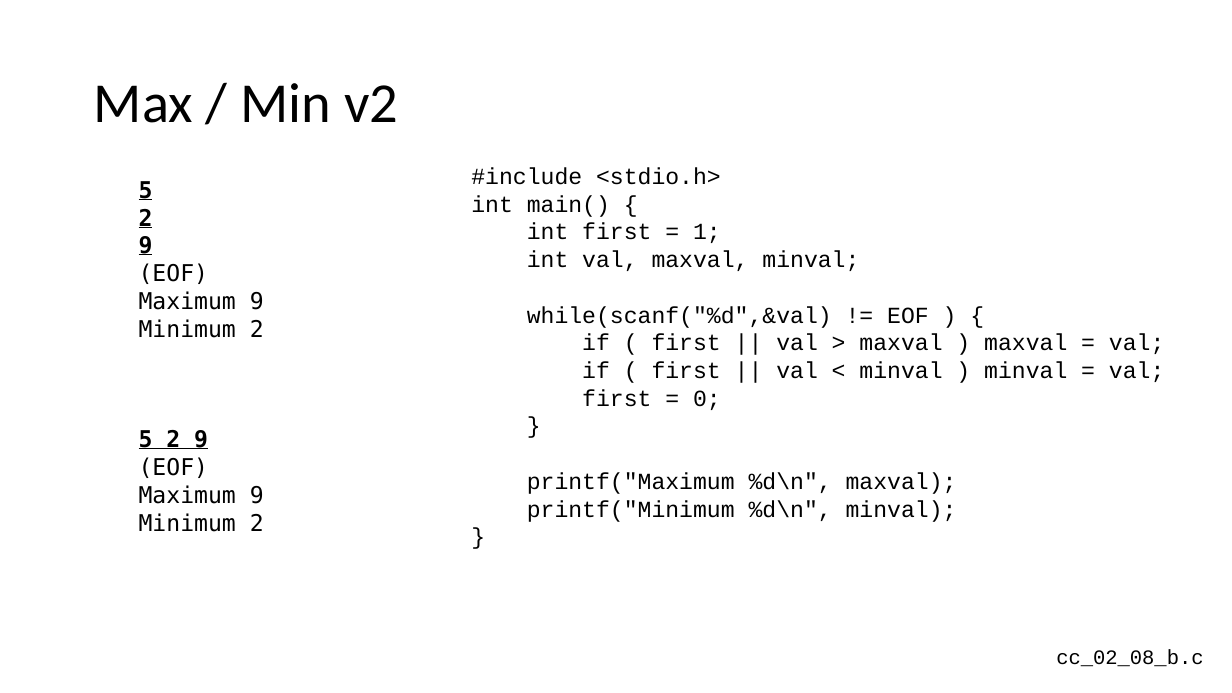
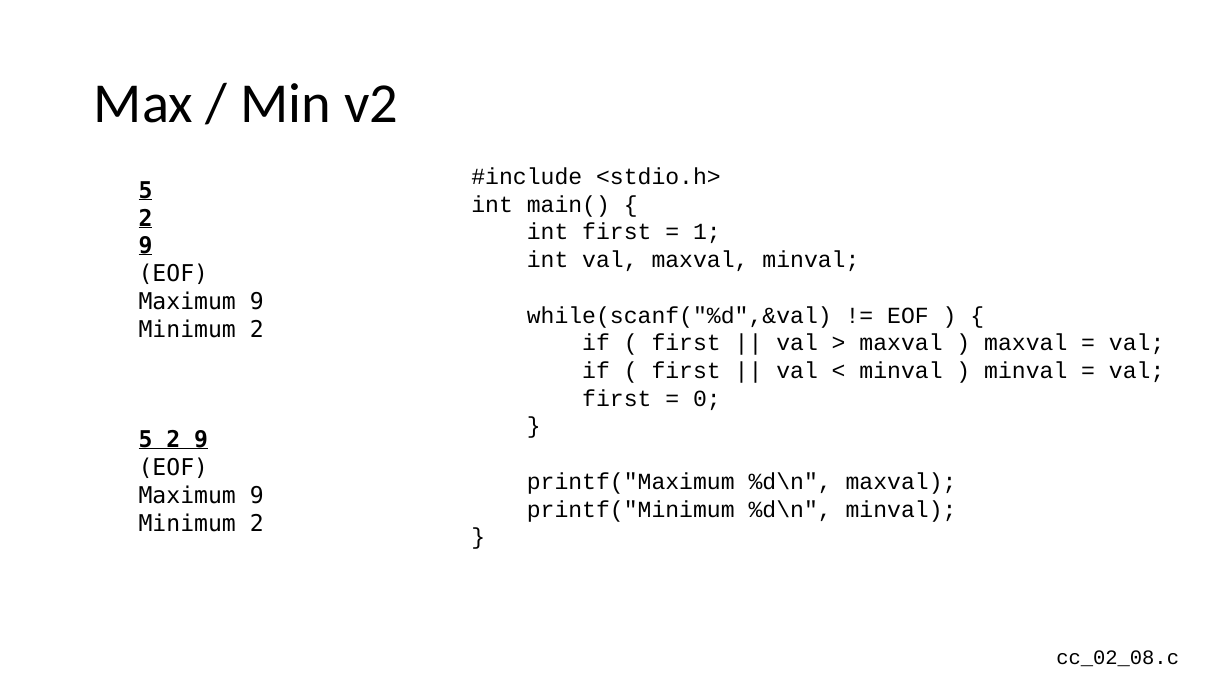
Before and after one commit to csev/cc4e, a slide deck: slide 18 of lectures/CC-02-Python.pptx (slide 19 before the commit). Drawn at 1232x693 pixels with LibreOffice and Linux fonts; fonts in the diff are those of the drawing. Boxes give left, top, right and bottom in pixels: in the first picture for what was removed or moved away, otherwise in the second. Text is boxed around its words. In the diff, an @@ line names an element or a change of style, - is before the commit and + after.

```diff
--- a/lectures/CC-02-Python.pptx
+++ b/lectures/CC-02-Python.pptx
@@ text at box(1056, 650, 1179, 667): text changed @@
-cc_02_08_b.c
+cc_02_08.c
```
Also in this commit, not shown: 1 other slide changed, 5 slides removed, 5 other files.
